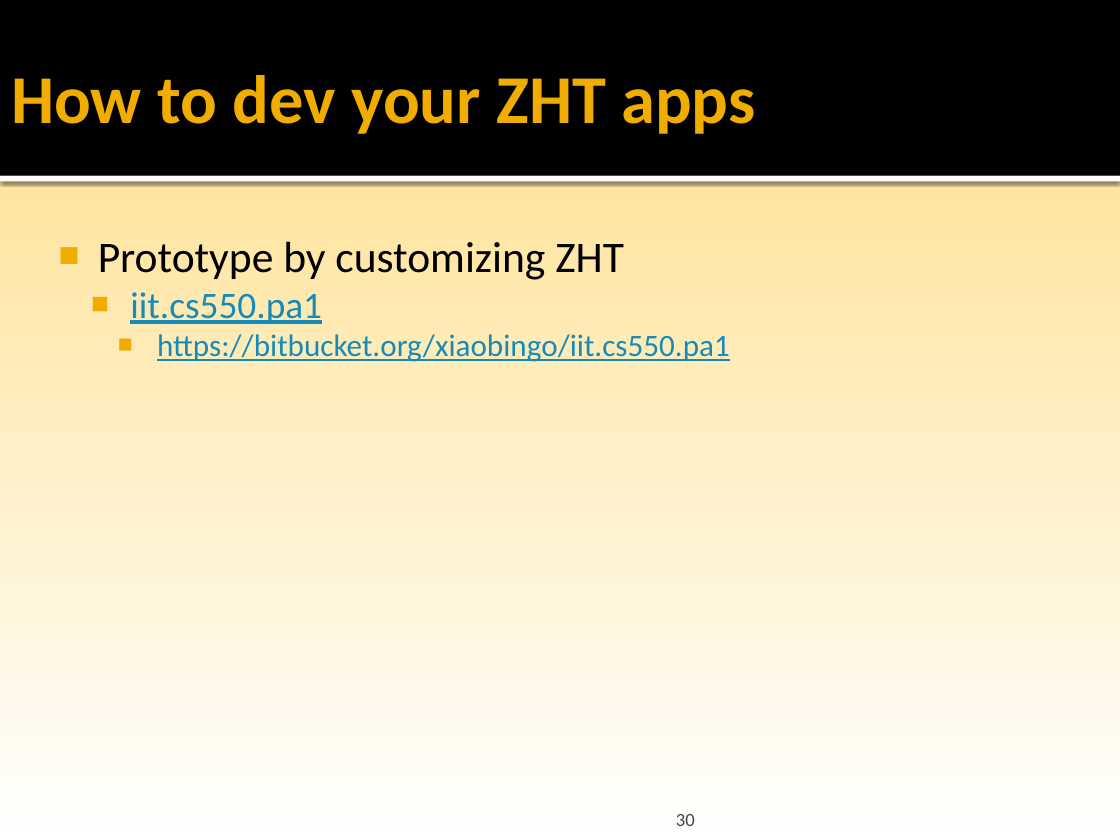
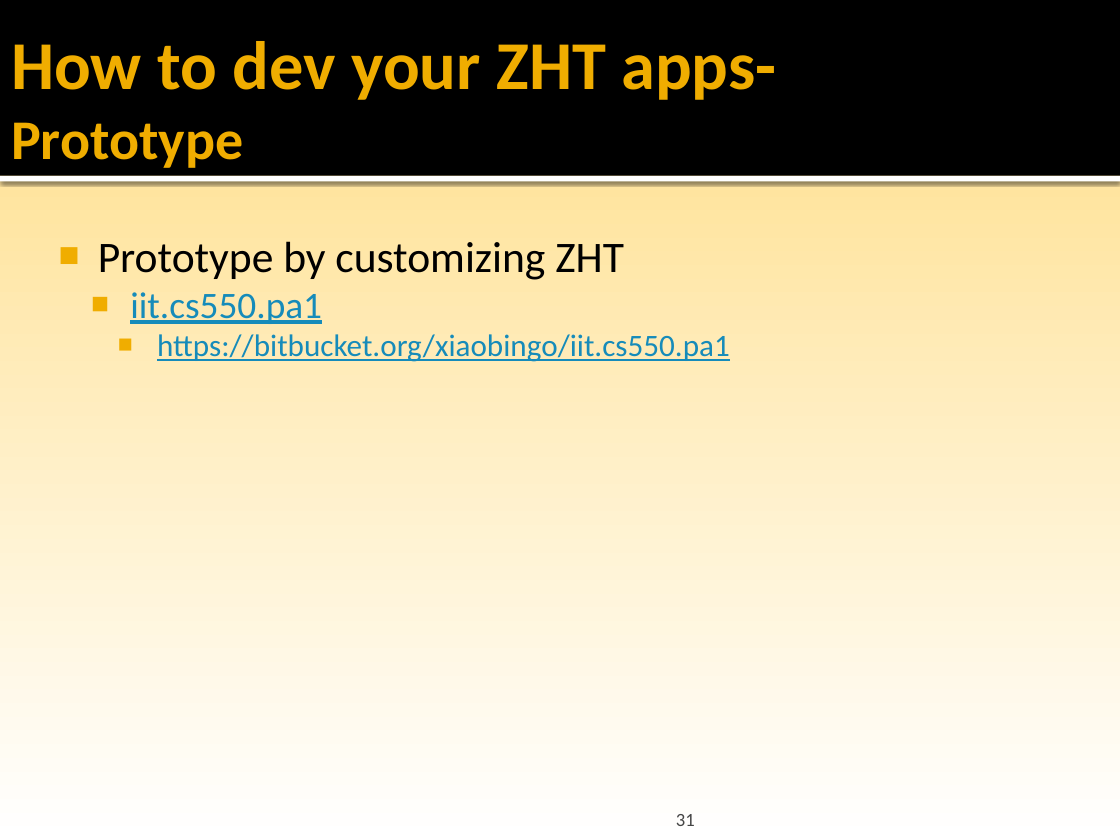
Before and after one commit to datasys/zht, a slide deck: slide 31 of doc/ZHT-dev-tutorial-CS554@cs.iit.pptx (slide 30 before the commit). Drawn at 1120x840 pixels with LibreOffice and Linux fonts; fonts in the diff are those of the drawing; background and template pictures are left out. Boxes give left, top, right and bottom in pixels: in the first picture for what was removed or moved away, otherwise in the second. Text is boxed around its words. In the diff, an @@ line names an element or a change of style, - is before the commit and + after.

```diff
--- a/doc/ZHT-dev-tutorial-CS554@cs.iit.pptx
+++ b/doc/ZHT-dev-tutorial-CS554@cs.iit.pptx
@@ title at box(11, 41, 777, 168): text changed @@
-How to dev your ZHT apps
+How to dev your ZHT apps-
+Prototype
@@ page number at box(676, 814, 695, 826): text changed @@
-30
+31
```
Also in this commit, not shown: 3 other slides changed, 2 slides added, 11 other files.
